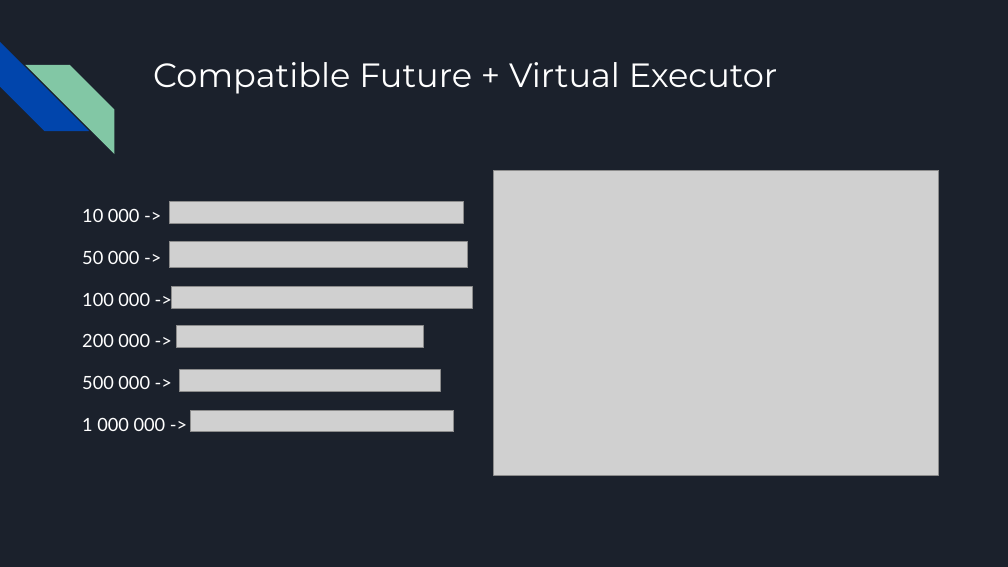
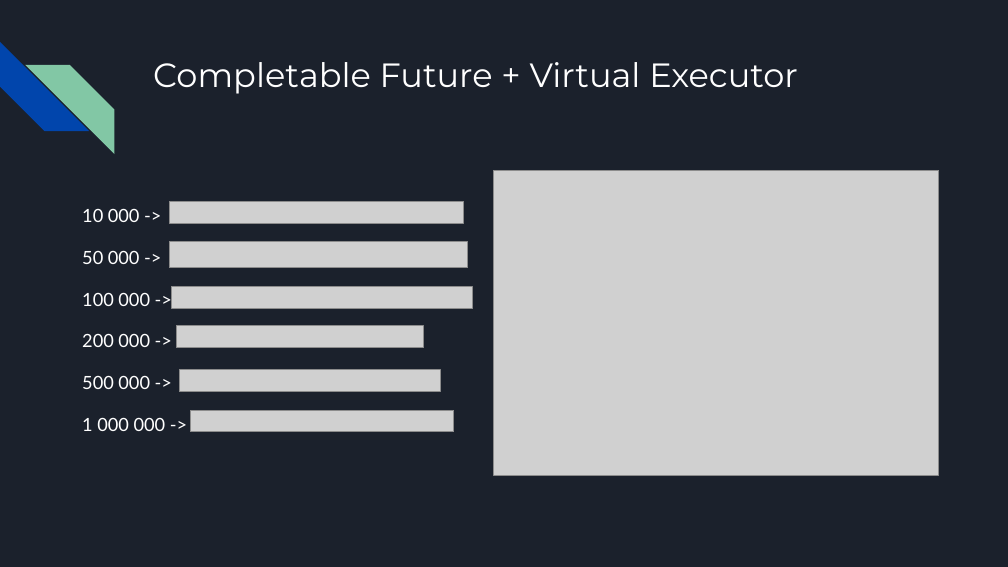
Before and after one commit to xkondix/loom-JAVA-SPRING, a slide deck: slide 34 of assets/Project Loom.pptx. Drawn at 1008x567 pixels with LibreOffice and Linux fonts; fonts in the diff are those of the drawing; grey boxes stand for pictures. Boxes give left, top, right and bottom in pixels: in the first picture for what was removed or moved away, otherwise in the second. Text is boxed around its words. In the diff, an @@ line names an element or a change of style, - is before the commit and + after.

```diff
--- a/assets/Project Loom.pptx
+++ b/assets/Project Loom.pptx
@@ title at [153,62,798,94]: text changed @@
-Compatible Future + Virtual Executor
+Completable Future + Virtual Executor
```
Also in this commit, not shown: 6 other slides changed, 1 other file.
